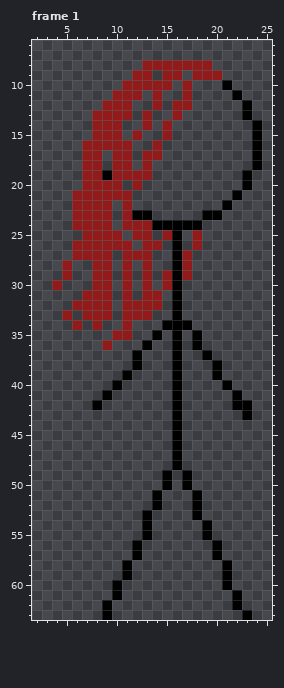
Two versions of one pixel-art file, Assets/Sprites/Katarina/katarina.ase. Above: the version before the commit.
32x64 pixels, 1 frame. Shown: frame 1: x 2..25, y 6..63. The commit also changed other frames, which this record leaves out.
After the commit:
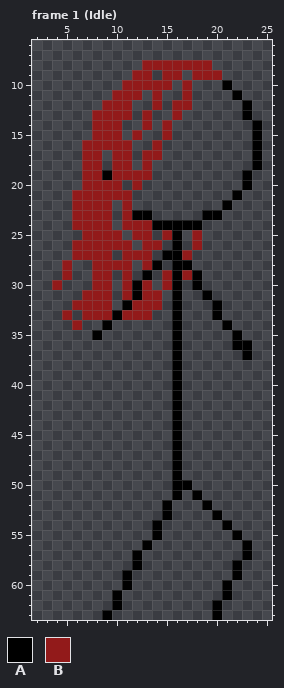
Palette (. is transparent): A #000000  B #921a1a
Message: Creating (very bad) katarina animations
The edit:
Changed rows in their new state; - is an unchanged pixel.
Frame 1 (Idle), layer "Body":
first column x 8:
27 -------A--------
28 --B---A--A------
29 -----A----A-----
30 ----A-----A-----
31 ----A------A----
32 ---A--------A---
33 --A---------A---
34 .A-.---.-.---A--
35 A-..--.---.---A-
36 -.---.----.---AA
37 ----.------.---A
38 ----.-------.---
39 ---.--------.---
40 --.----------.--
41 -.------------.-
42 .-------------..
43 ---------------.
first column x 9:
49 ------.A.------
50 ------.A-------
51 -----.-A-------
52 -----.A--.A----
53 ----.-A--.-A---
54 ----.A----.-A--
55 ----.A----.--A-
56 ---.A------.--A
57 -----------.--A
58 --.A--------.A-
59 ------------.A-
60 -.A------------
61 ------------A.-
62 .A---------A-.-
63 -----------A--.
